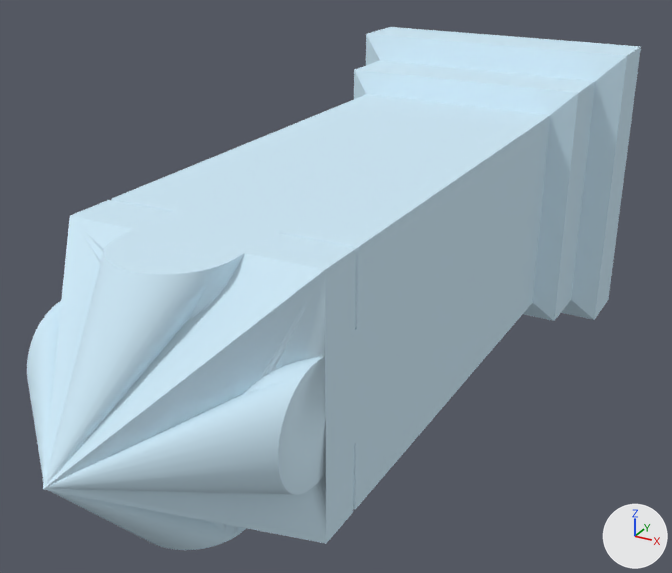
An edit to the FBX model Unity Project/Giroux-CAP6117-SANC - crown/Assets/Models/LOD Headstones/PA-473-F.fbx, drawn before and after from the same camera.
Rendered twice from a camera (50 mm lens) standing at (0.422, -1.254, 0.376) and looking at (-0.012, -0.464, -0.019). Arrows for +X, +Y and +Z are at lower right; the lights stay in place. The older version comes first. Objects named as collision shapes, trigger or cutter boxes, shadow casters or lower levels of detail are left out. Where no turn or scale is listed for an object, it has been applied to the vertices.

Names of what the first picture shows: 'PA-473-F_LOD0'.
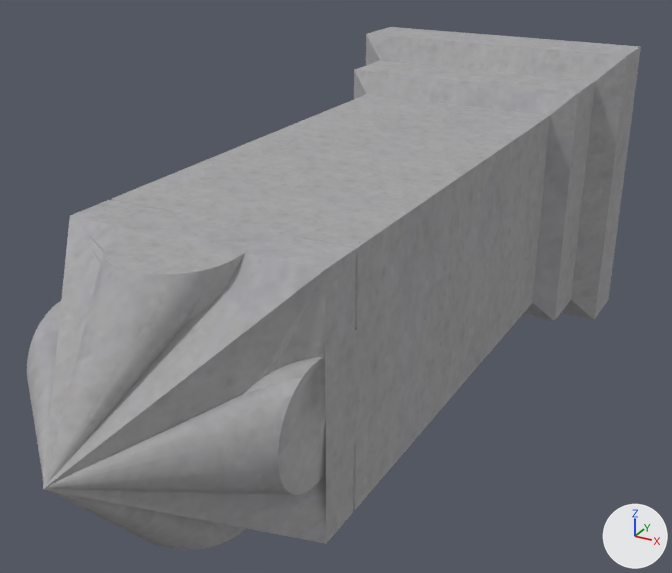
Where the change shows, as pixel boxes [x1, y1, x2, y2] in the pictures (672 x 573 px):
'PA-473-F_LOD0', surface changed (blue to grey): [27, 27, 641, 550] in both

Patch to the scene script:
```diff
--- a/Unity Project/Giroux-CAP6117-SANC - crown/Assets/Models/LOD Headstones/PA-473-F.fbx.py
+++ b/Unity Project/Giroux-CAP6117-SANC - crown/Assets/Models/LOD Headstones/PA-473-F.fbx.py
@@ img_b_473_f_png @@
+img_b_473_f_png = load_image('B-473-F.png', '../../Materials/LOD Headstone Mats/B-473-F.png', 1024, 1024, 'sRGB')
@@ mat_0_615686_0_811765_0_929412_0_000000_0_127 @@
 mat_0_615686_0_811765_0_929412_0_000000_0_127 = principled_material('0.615686_0.811765_0.929412_0.000000_0.127')
-mat_0_615686_0_811765_0_929412_0_000000_0_127.base_color = (0.616, 0.812, 0.929)  # blue #cee9f7
-mat_0_615686_0_811765_0_929412_0_000000_0_127.roughness = 1.0
+mat_0_615686_0_811765_0_929412_0_000000_0_127.texture = img_b_473_f_png
+mat_0_615686_0_811765_0_929412_0_000000_0_127.roughness = 0.859
```
